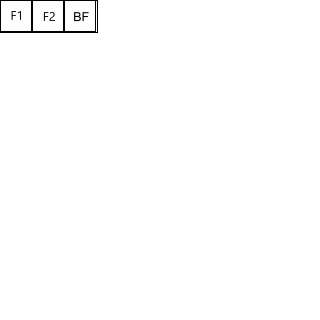
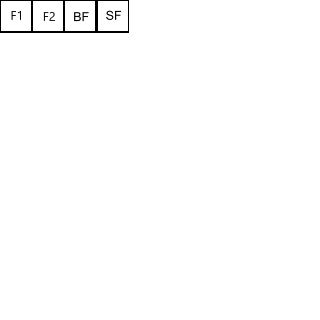
Layer changes from the first w=320, h=320 image to the second:
painted on "Tile Borders" over [96, 0, 129, 33]
painted on "Tile Filling" over [96, 0, 129, 33]
